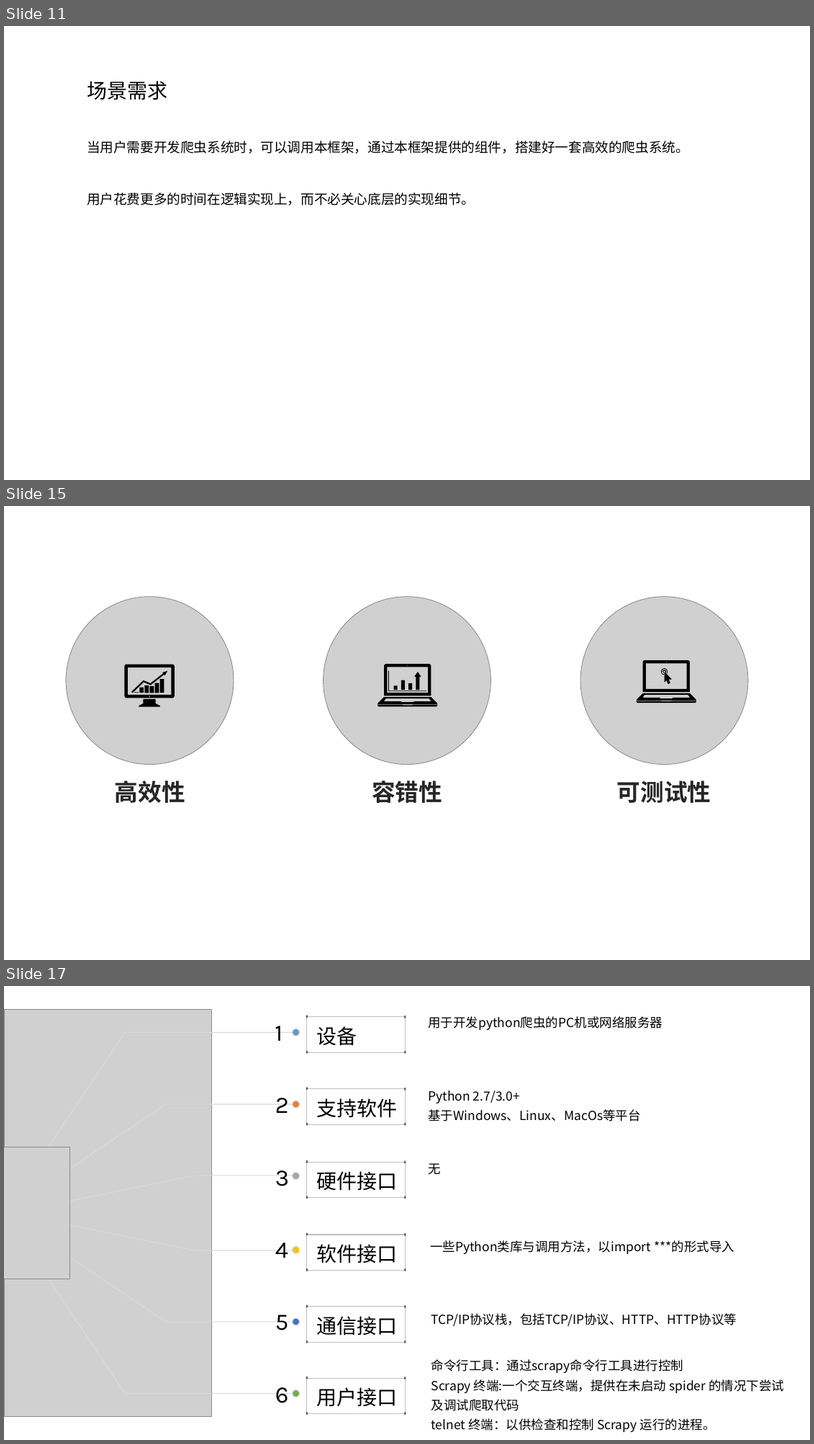
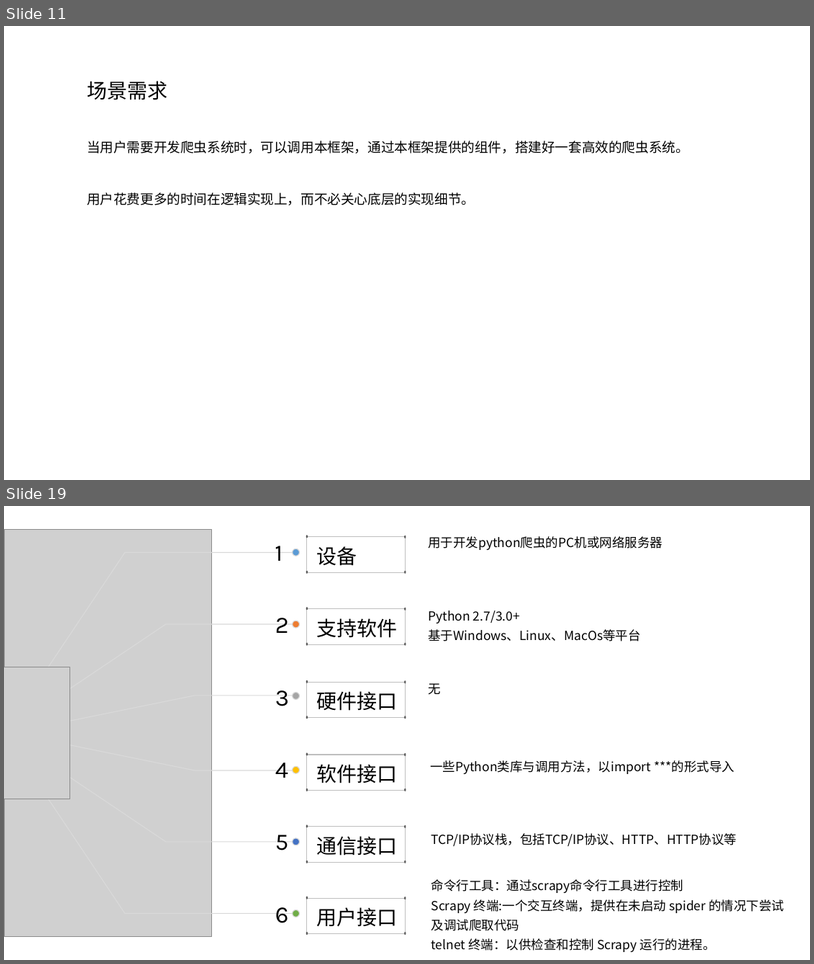
Before and after one commit to bhsei/17TeamC, a slide deck: 3.项目ppt/需求工作（1）.pptx. Shown one above the other, each under a label of ours: slides 11, 15 and 17 before the commit, slides 11 and 19 after it; the slides between them are not shown. The pictures are 814x1444 and 814x964 pixels, drawn with LibreOffice and Linux fonts; fonts in the diff are those of the drawing; grey boxes stand for pictures; background and template pictures are left out. Boxes give left, top, right and bottom in pixels: in the first picture for what was removed or moved away, otherwise in the second. Text is boxed around its words. In the diff, an @@ line names an element or a change of style, - is before the commit and + after.

```diff
--- a/3.项目ppt/需求工作（1）.pptx
+++ b/3.项目ppt/需求工作（1）.pptx
@@ slide 15 removed at box(4, 506, 810, 960), background #FFFFFF @@
@@ picture removed at box(67, 597, 234, 764) @@
@@ picture removed at box(324, 597, 491, 764) @@
@@ picture removed at box(581, 597, 748, 764) @@
@@ group removed at box(124, 664, 175, 707): 9 freeform shapes @@
@@ group removed at box(378, 664, 437, 707): 8 freeform shapes @@
@@ group removed at box(637, 660, 697, 703): 6 freeform shapes @@
@@ text removed at box(115, 780, 185, 803) @@
-高效性
@@ text removed at box(372, 780, 442, 803) @@
-容错性
@@ text removed at box(617, 780, 712, 803) @@
-可测试性
@@ what was slide 17 is now slide 19 @@
```
Also in this commit, not shown: 5 slides changed, 3 slides added, 1 other file.
